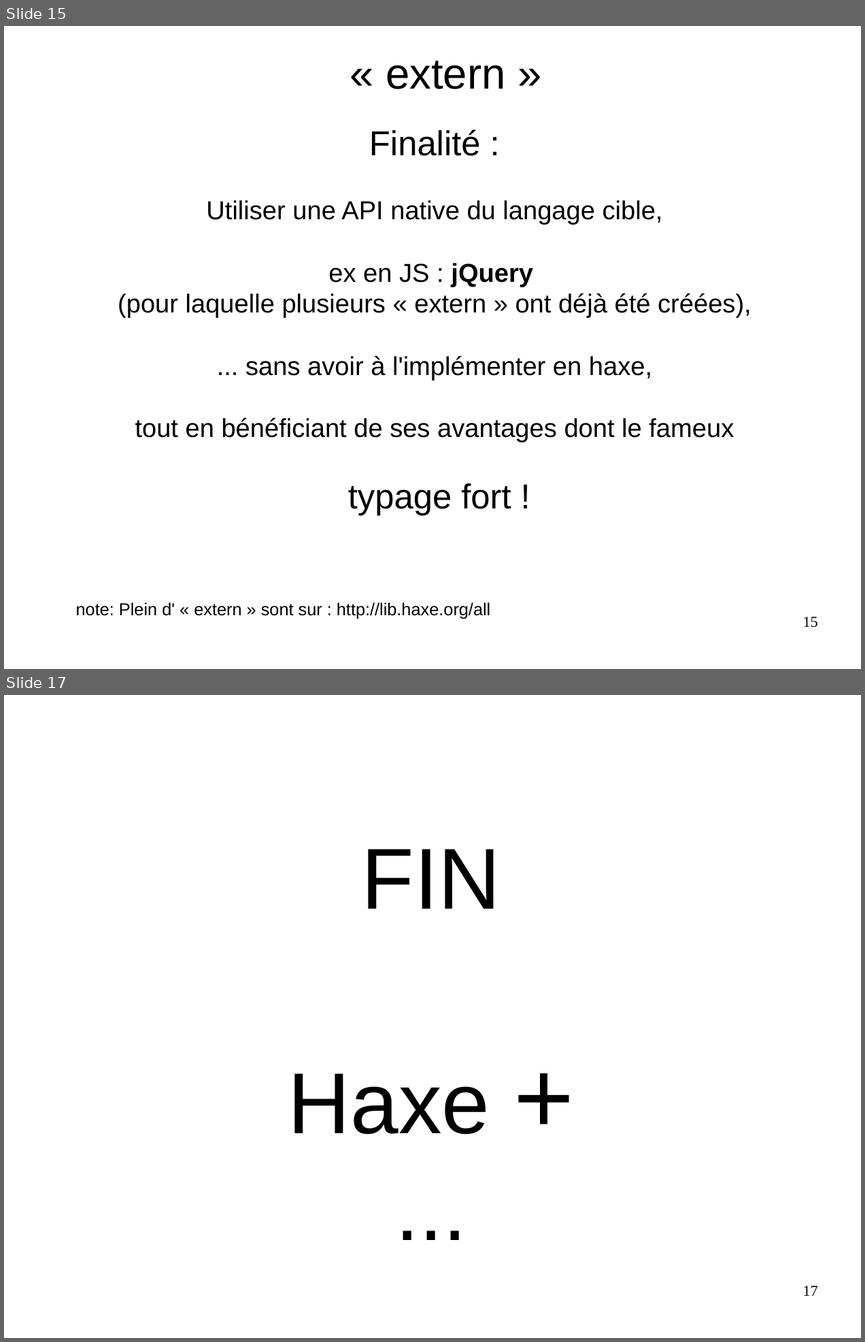
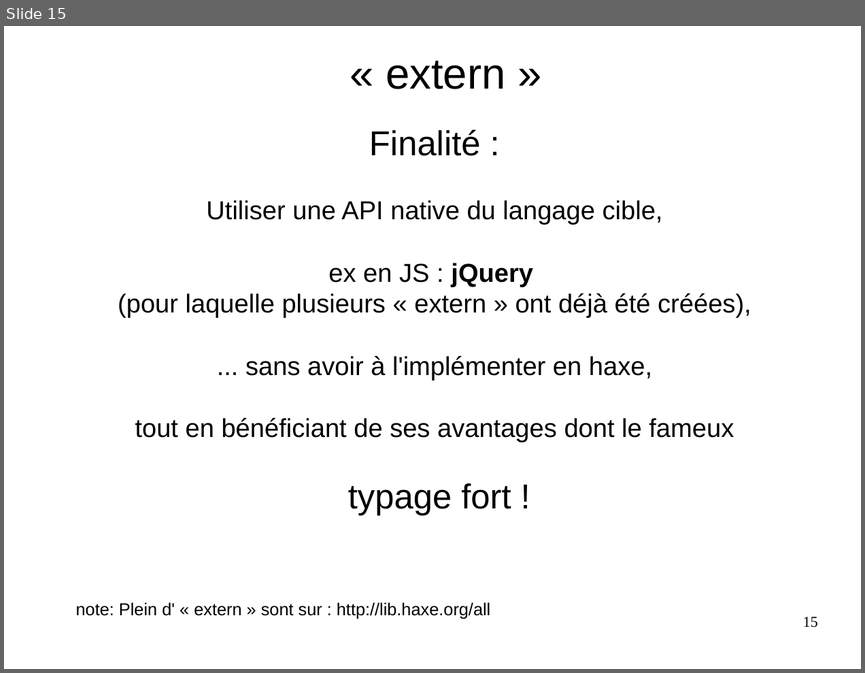
Before and after one commit to flashline/Haxetelier8, a slide deck: odp/haxetelier8.forScreen.odp. Shown one above the other, each under a label of ours: slides 15 and 17 before the commit, slide 15 after it; the slides between them are not shown. The pictures are 865x1342 and 865x673 pixels, drawn with LibreOffice and Linux fonts; fonts in the diff are those of the drawing. Boxes give left, top, right and bottom in pixels: in the first picture for what was removed or moved away, otherwise in the second. Text is boxed around its words. In the diff, an @@ line names an element or a change of style, - is before the commit and + after.

```diff
--- a/odp/haxetelier8.forScreen.odp
+++ b/odp/haxetelier8.forScreen.odp
@@ slide 17 removed at [4, 695, 861, 1338], background #FFFFFF @@
@@ text removed at [288, 849, 500, 1134] @@
-FIN
-Haxe +
-...
@@ page number removed at [803, 1285, 818, 1295] @@
-17
```
Also in this commit, not shown: 3 slides changed, 3 slides added, 11 other files.
